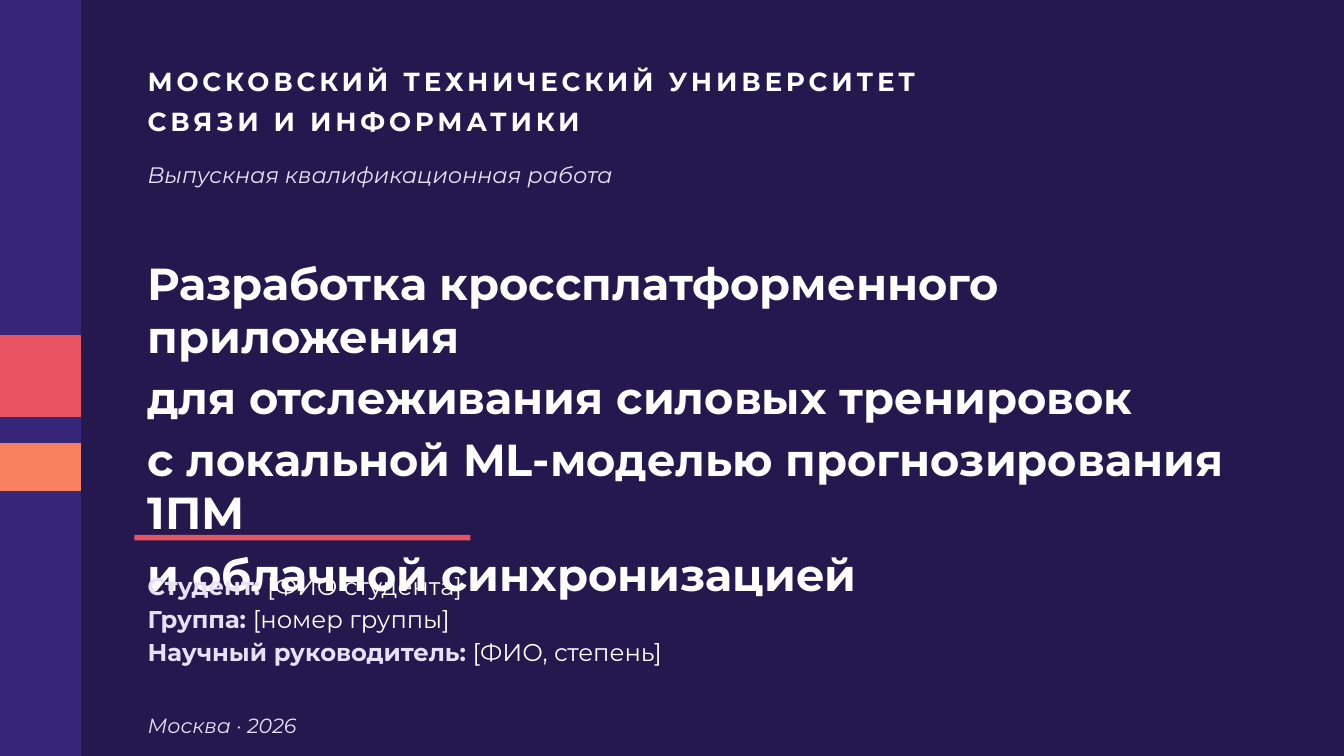
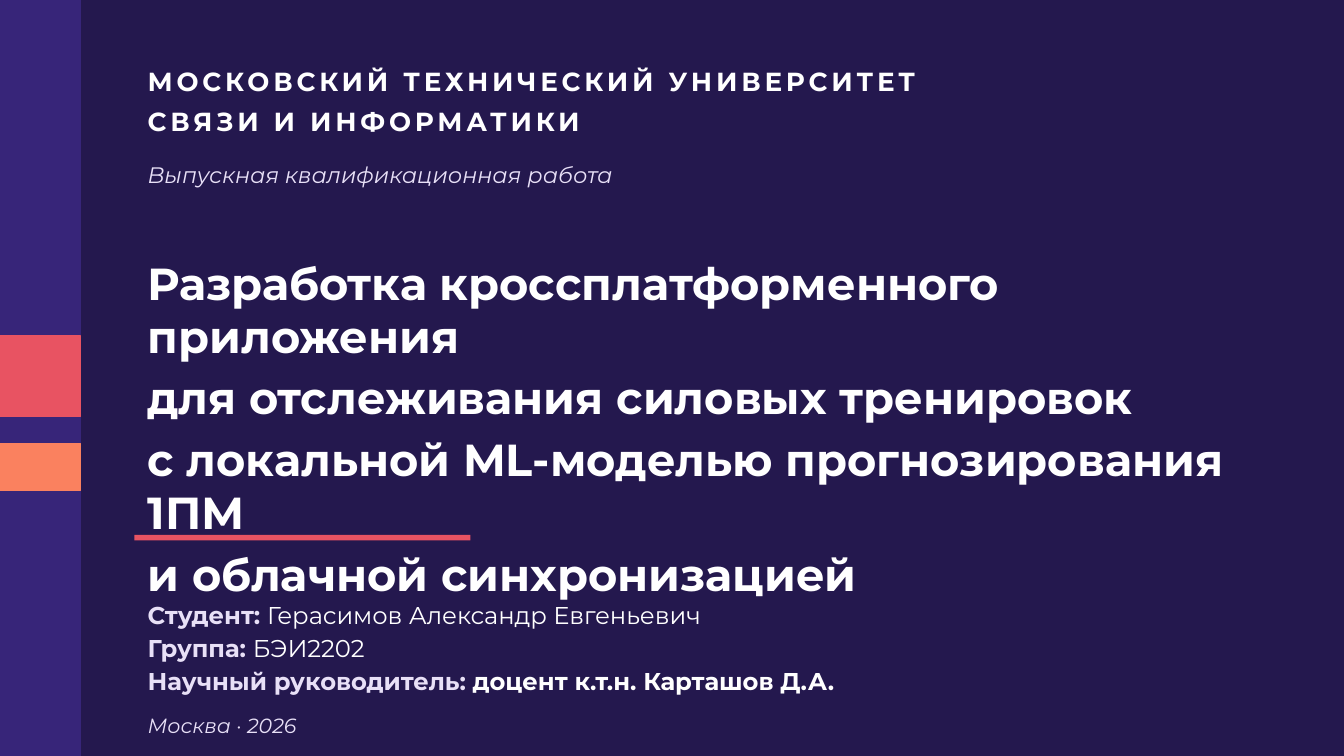
Before and after one commit to Gerasash/FitApp, a slide deck: slide 1 of VKR/presentation/presentation_zaschita_mtusi.pptx. Drawn at 1344x756 pixels with LibreOffice and Linux fonts; fonts in the diff are those of the drawing. Boxes give left, top, right and bottom in pixels: in the first picture for what was removed or moved away, otherwise in the second. Text is boxed around its words. In the diff, an @@ line names an element or a change of style, - is before the commit and + after.

Commit message:
add presentation

```diff
--- a/VKR/presentation/presentation_zaschita_mtusi.pptx
+++ b/VKR/presentation/presentation_zaschita_mtusi.pptx
@@ text at [148, 606, 834, 695]: text changed; bold on @@
-Студент: [ФИО студента]
-Группа: [номер группы]
-Научный руководитель: [ФИО, степень]
+Студент: Герасимов Александр Евгеньевич
+Группа: БЭИ2202
+Научный руководитель: доцент к.т.н. Карташов Д.А.
```
Also in this commit, not shown: 3 other slides changed, 17 other files.
